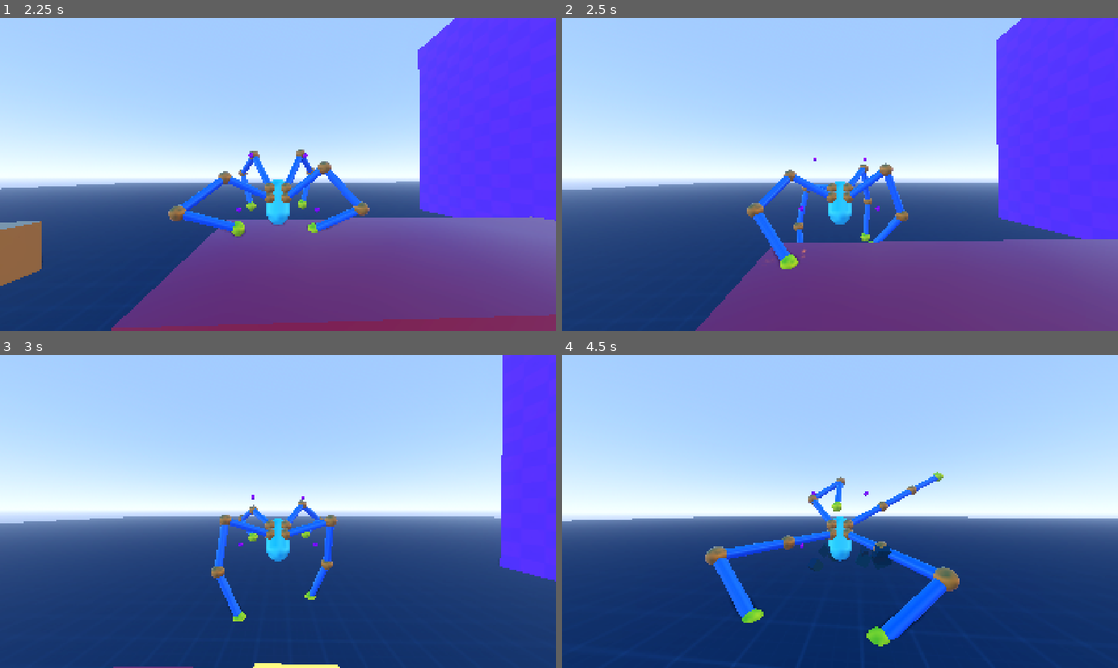
Above: before the commit, frames 1-4 (two rows, left to right).
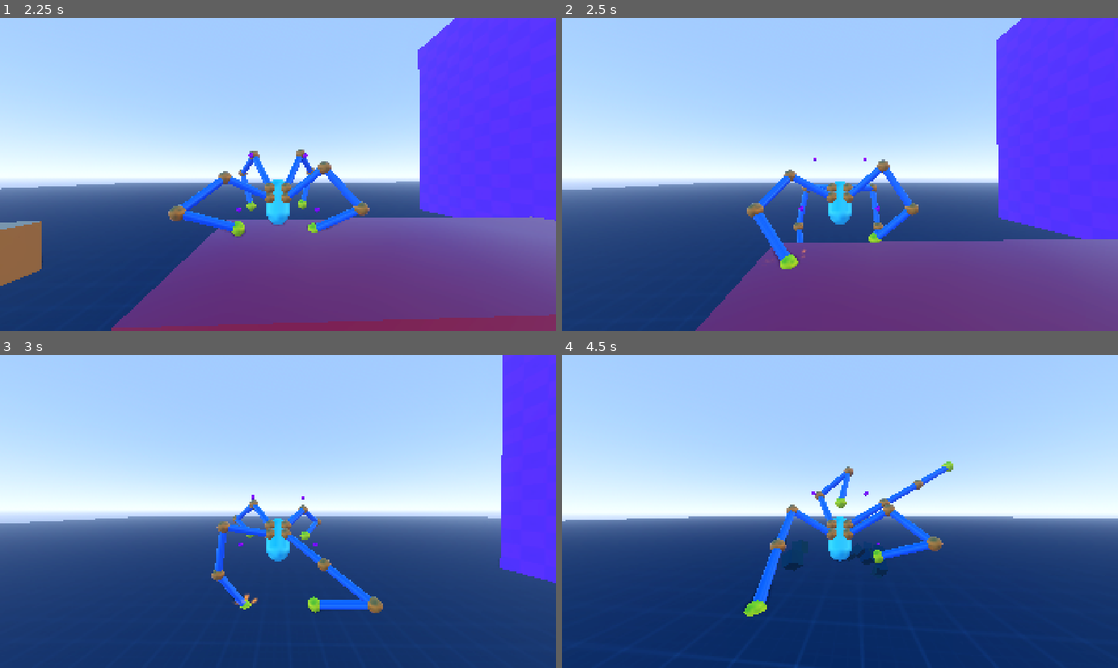
Above: after the commit, the same moments.

Repository: lliamsymonds04/doc-oc
Game: Godot game, scene res://main.tscn
The game is run twice, just before and just after one commit, with the same random seed, the same clock (stepped at 60 frames per second) and the same inputs.
Inputs (mouse positions are in pixels of both pictures, inside the frame that each line leads up to):
- Up to frame 1 (2.25 s): move the mouse to (305, 174) at 0.52 s; hold Shift (sprint) 0.53-1.28 s; hold W (forward) from 0.53 s (still down); tap Space (jump) at 0.77, 1.52 s; move the mouse to (250, 174) at 1.27 s; tap Shift (sprint) at 1.35 s; move the mouse to (289, 168) at 2.02 s; hold Shift (sprint) from 2.03 s (still down)
- Up to frame 2 (2.5 s): keep holding W (forward); keep holding Shift (sprint)
- Up to frame 3 (3 s): keep holding W (forward); move the mouse to (272, 517) at 2.77 s; release Shift (sprint) at 2.78 s; tap Shift (sprint) at 2.85 s
- Up to frame 4 (4.5 s): keep holding W (forward); tap Space (jump) at 3.02, 3.77 s; move the mouse to (878, 514) at 3.52 s; hold Shift (sprint) 3.53-4.28 s; move the mouse to (795, 508) at 4.27 s; tap Shift (sprint) at 4.35 s

Frame 1 is identical in both runs. In frame 2, 1.2% of the frame differs, in the area x 51-65%, y 45-72%; in frame 3, 2.9%; in frame 4, 5.7%, in the area x 0-82%, y 34-100%.

Commit message:
feat: sprint target displacement mult

Diff:
--- a/systems/inverse_kinematics/arm_mount.gd
+++ b/systems/inverse_kinematics/arm_mount.gd
@@ -154,8 +154,11 @@
 	var hit = get_surface_hit(probe_pos, Vector3.DOWN, raycast_config.step_raycast_distance)
 	if hit != null and hit.normal.angle_to(Vector3.UP) <= MAX_GROUND_NORMAL_ANGLE:
 		var hit_pos: Vector3 = hit.position
+		var max_disp := raycast_config.max_target_displacement
+		if player.is_sprinting():
+			max_disp *= raycast_config.sprint_displacement_mult
 		var disp := (hit_pos - _cached_target_world).length()
-		if disp > raycast_config.max_target_displacement:
+		if disp > max_disp:
 			step_target = hit_pos
 	set_target(_cached_target_world)
 
--- a/systems/inverse_kinematics/arm_raycast_config.gd
+++ b/systems/inverse_kinematics/arm_raycast_config.gd
@@ -3,6 +3,7 @@
 
 @export var step_raycast_distance: float = 3.0
 @export var max_target_displacement: float = 3.0
+@export var sprint_displacement_mult: float = 1.3
 @export var anchor_lead_time: float = 0.4
 @export var wall_raycast_distance: float = 1.5
 @export var wall_inside_cornering_raycast_distance: float = 4.0
